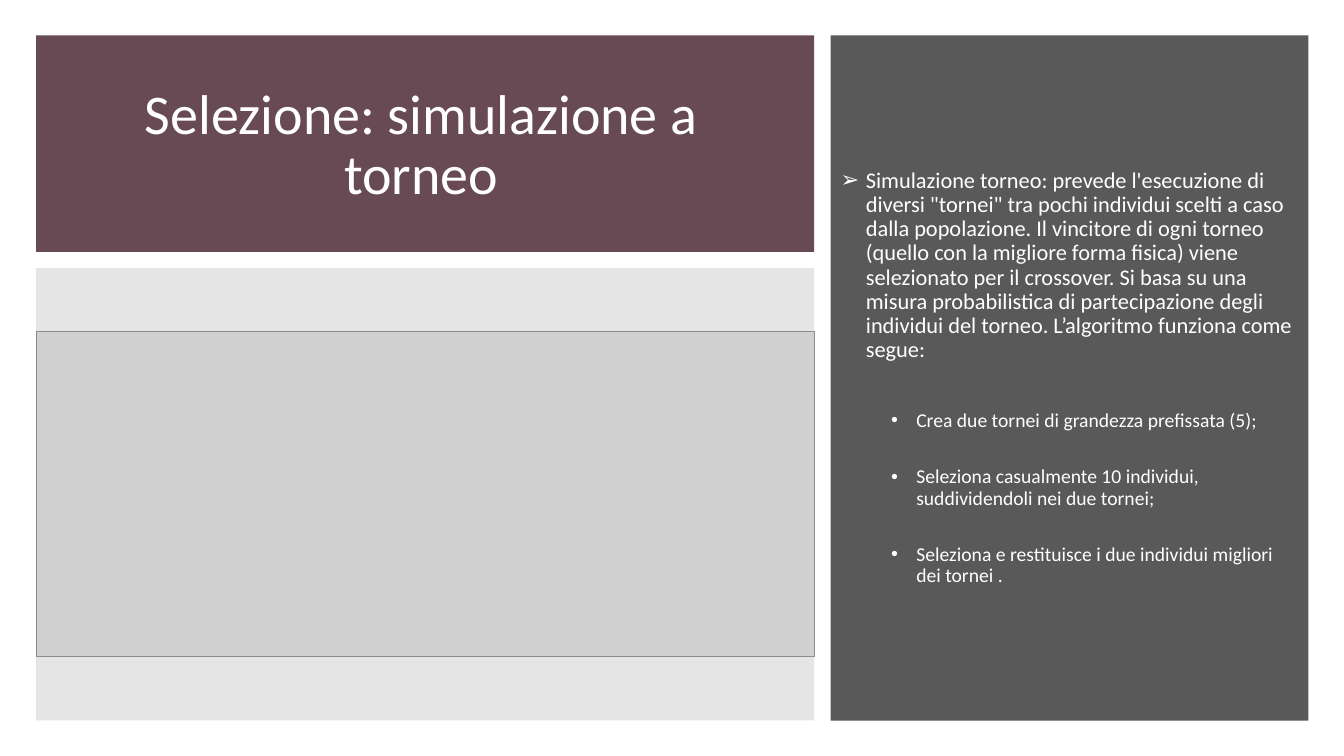
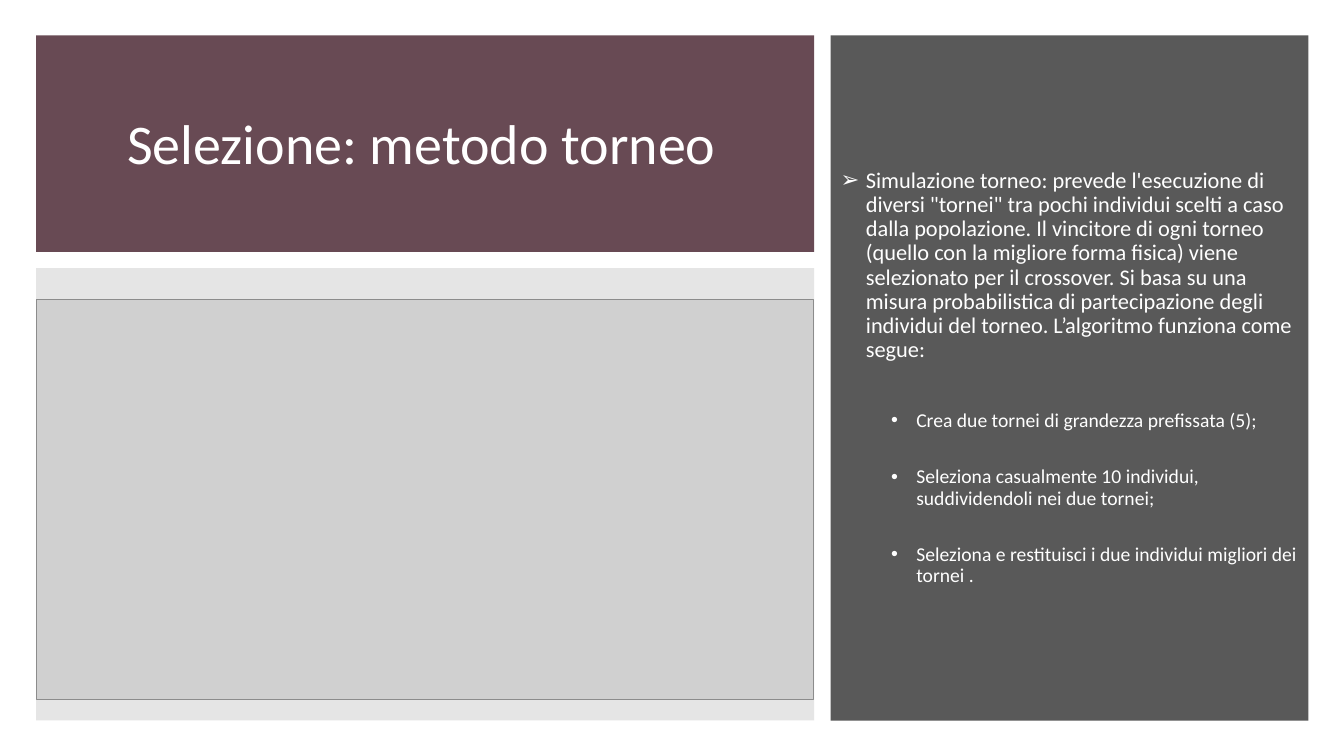
Before and after one commit to gdr-98/Greedy-heuristics-and-genetic-algorithm-for-a-CVRPTW-problem-resolution-, a slide deck: slide 28 of Power_point_nik.pptx (slide 20 before the commit). Drawn at 1344x756 pixels with LibreOffice and Linux fonts; fonts in the diff are those of the drawing; grey boxes stand for pictures. Boxes give left, top, right and bottom in pixels: in the first picture for what was removed or moved away, otherwise in the second. Text is boxed around its words. In the diff, an @@ line names an element or a change of style, - is before the commit and + after.

```diff
--- a/Power_point_nik.pptx
+++ b/Power_point_nik.pptx
@@ title at [127,125,715,165]: text changed @@
-Selezione: simulazione a torneo
+Selezione: metodo torneo
@@ picture: place and size @@
-picture at [36,332,815,656]
+picture at [36,300,814,700]
@@ text at [916,547,1297,582]: text changed @@
-  • Seleziona e restituisce i due individui migliori dei tornei .
+  • Seleziona e restituisci i due individui migliori dei tornei .
```
Also in this commit, not shown: 14 other slides changed, 7 slides added, 3 slides removed.
